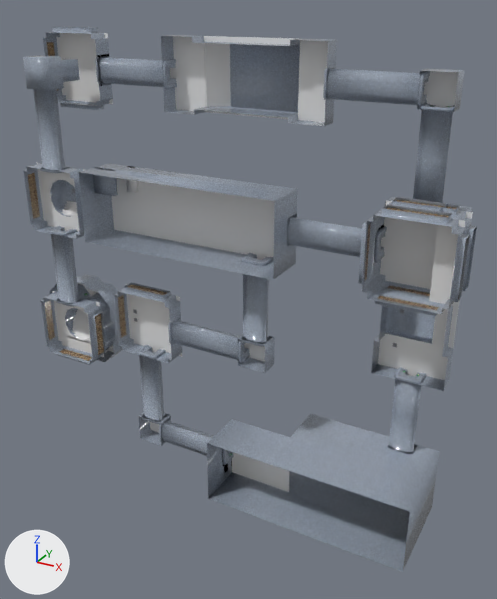
The FBX model LD29/LD29Content/models/level1.fbx, before and after one commit.
Both versions are drawn from a 50 mm camera at (1.045, -1.138, 0.697) aimed at (0.436, -0.032, 0.144). The lights are fixed; the arrows at lower left show +X, +Y and +Z. Where no turn or scale is listed for an object, it has been applied to the vertices.

Objects in the first picture: 'floor', 'glass', 'stairs', 'walls'.
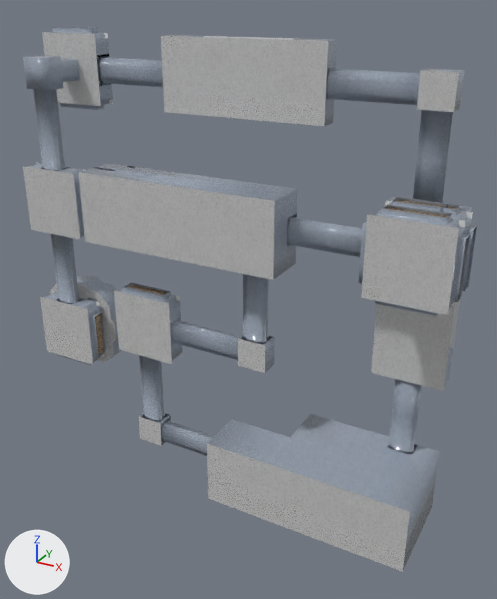
The edits, one by one:
Picture 'ceiling_tex.png' (img_ceiling_tex_png) is new.
Material 'None__ceiling_tex_png' (mat_none__ceiling_tex_png) is new.
Its texture is img_ceiling_tex_png (with its transparency).
Its roughness is 0.106.
Mesh me_plane_001 is new.
It has 104 vertices, 41 faces and spans x -0.1..0.85, y -0.16..0.0, z -0.27..0.63.
It uses material mat_none__ceiling_tex_png (picture img_ceiling_tex_png).
Object 'Plane_001' (ob_plane_001) is new; it shows me_plane_001.
Its location is (0.0, 0.0, 0.0).

Location of each change, [x1, y1, x2, y2] in pixels of the pictures (497 x 599 px):
'Plane_001', added: after [23, 32, 459, 572]
'floor', unchanged, covered by the edit: before [37, 33, 473, 492]; after [37, 33, 473, 358]
'stairs', unchanged, covered by the edit: before [61, 43, 231, 344]
'glass', unchanged, covered by the edit: before [28, 42, 457, 361]; after [95, 200, 457, 355]
